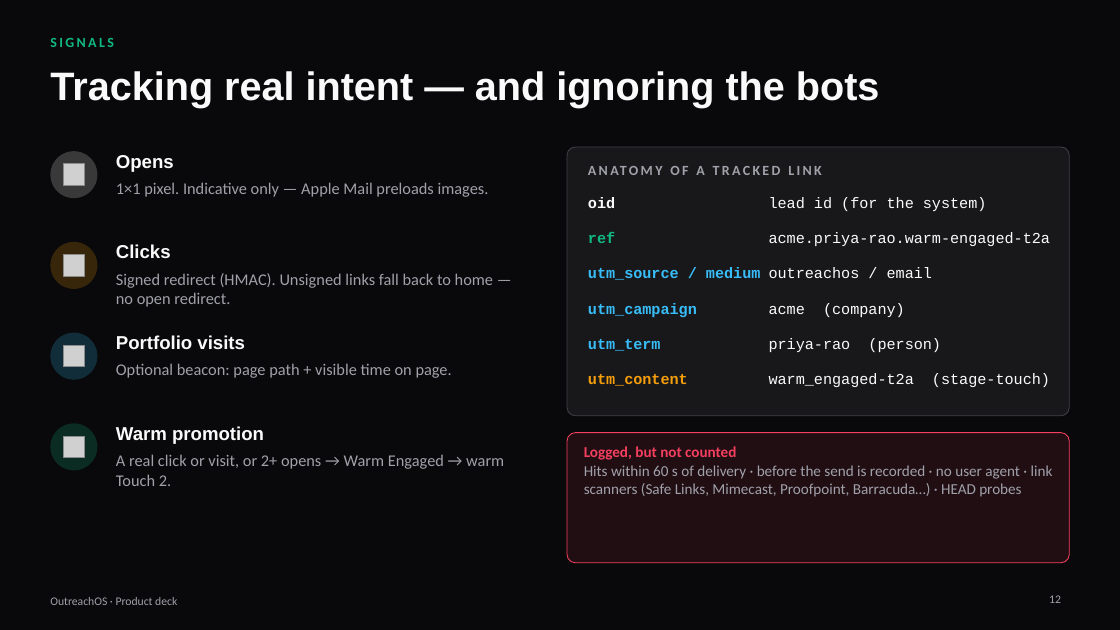
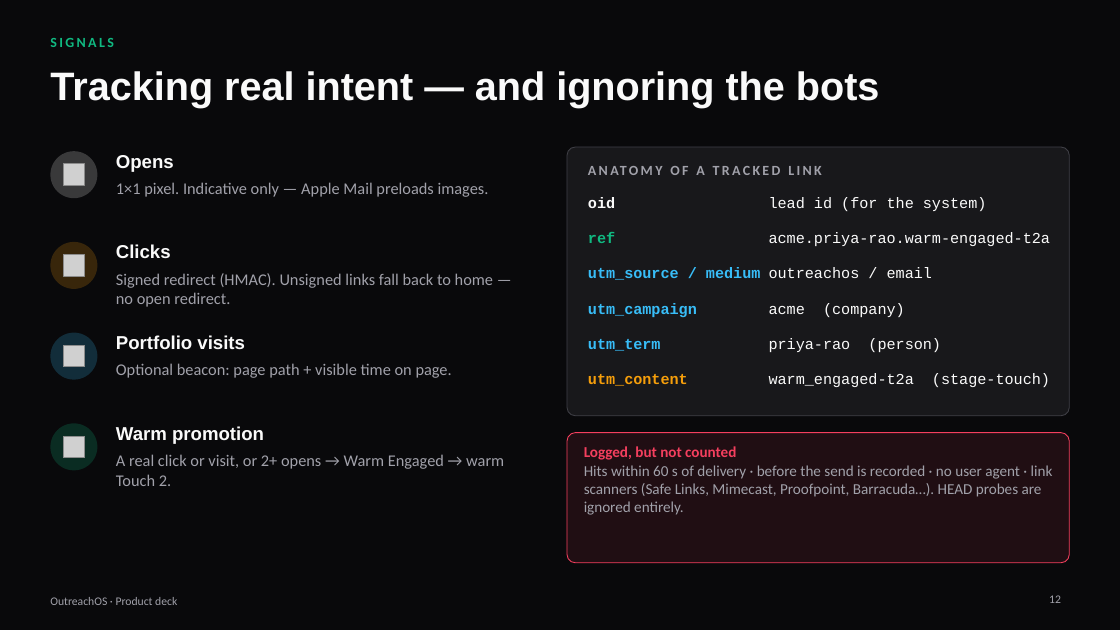
Before and after one commit to Sumandebnath943/outreach-os, a slide deck: slide 12 of docs/OutreachOS_Deck.pptx. Drawn at 1120x630 pixels with LibreOffice and Linux fonts; fonts in the diff are those of the drawing; grey boxes stand for pictures. Boxes give left, top, right and bottom in pixels: in the first picture for what was removed or moved away, otherwise in the second. Text is boxed around its words. In the diff, an @@ line names an element or a change of style, - is before the commit and + after.

```diff
--- a/docs/OutreachOS_Deck.pptx
+++ b/docs/OutreachOS_Deck.pptx
@@ text at [584,465,1053,515]: text changed @@
-Hits within 60 s of delivery · before the send is recorded · no user agent · link scanners (Safe Links, Mimecast, Proofpoint, Barracuda…) · HEAD probes
+Hits within 60 s of delivery · before the send is recorded · no user agent · link scanners (Safe Links, Mimecast, Proofpoint, Barracuda…). HEAD probes are ignored entirely.
```
Also in this commit, not shown: 4 other slides changed, 4 other files.
